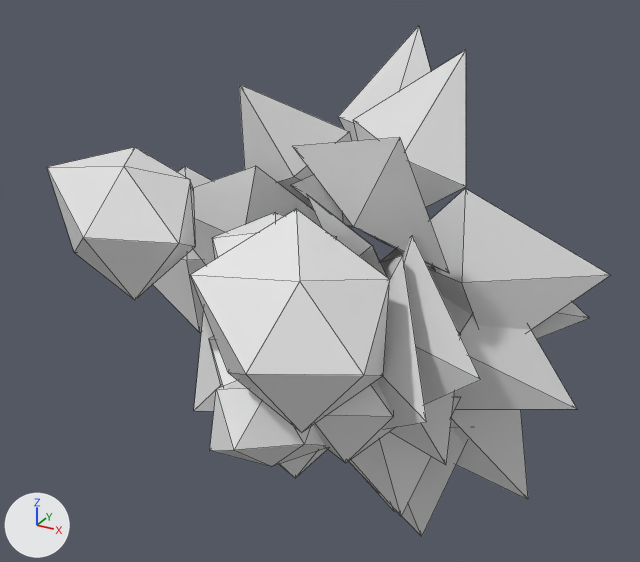
The glTF model assets/glb/hydrangea_21.glb: old version first, new version second.
Before and after are seen from a 50 mm lens placed at (0.593, -1.432, 0.555), pointed at (-0.011, -0.334, 0.006). The axes (+X, +Y, +Z) are drawn at lower left. The lights are the same throughout. The older version comes first. Mesh edges are drawn as thin lines. Vertices at exactly the same position are counted once.

Before the edit, the objects in view are built like this:
```python
me_blooms = bpy.data.meshes.new('blooms')
me_blooms.from_pydata(...)  # 84 vertices, 140 faces; spans x -0.333..0.2, y -0.674..-0.271, z -0.241..0.223
me_leaves = bpy.data.meshes.new('leaves')
me_leaves.from_pydata(...)  # 132 vertices, 176 faces; spans x -0.504..0.409, y -0.54..-0.107, z -0.499..0.364
ob_blooms = bpy.data.objects.new('blooms', me_blooms)
ob_blooms.location = (0.0, 0.0, 0.0)
ob_leaves = bpy.data.objects.new('leaves', me_leaves)
ob_leaves.location = (0.0, 0.0, 0.0)
```
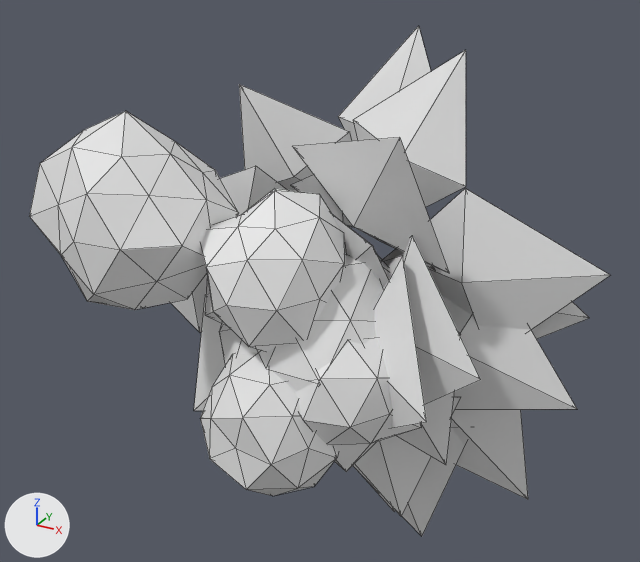
The change in detail:
me_blooms is used by ob_blooms; location (0.0, 0.0, 0.0).
me_blooms had 84 vertices, 140 faces and spanned x -0.333..0.2, y -0.674..-0.271, z -0.241..0.223.
me_blooms now has 210 vertices, 400 faces and spans x -0.348..0.213, y -0.64..-0.263, z -0.227..0.285.
me_blooms part 1: the loose piece of 12 vertices spanning x -0.333..-0.084, y -0.623..-0.379, z 0.033..0.223 is rebuilt with 42 vertices and now spans x -0.348..-0.072, y -0.64..-0.37, z -0.009..0.285.
me_blooms part 2: the loose piece of 12 vertices spanning x -0.057..0.093, y -0.623..-0.456, z -0.201..-0.045 is rebuilt with 42 vertices and now spans x -0.089..0.124, y -0.627..-0.416, z -0.227..-0.007.
me_blooms part 3: the loose piece of 12 vertices spanning x -0.012..0.193, y -0.552..-0.349, z -0.18..0.008 is rebuilt with 42 vertices and now spans x -0.028..0.213, y -0.567..-0.341, z -0.192..0.025.
me_blooms part 4: the loose piece of 12 vertices spanning x -0.09..0.067, y -0.586..-0.361, z -0.008..0.154 is rebuilt with 42 vertices and now spans x -0.121..0.101, y -0.592..-0.363, z -0.047..0.191.
Part 5, on me_blooms:
35 vertices are removed from x -0.108..0.2, y -0.674..-0.271, z -0.241..0.173.
60 faces are deleted.
41 vertices are added at x -0.098..0.164, y -0.556..-0.263, z -0.166..0.099.
80 new faces join them.

What differs and where, as boxes (x1, y1, x2, y2) in the pictures (640 x 562 px; the box of a moved part takes in the faces that stretch with it):
'blooms', reshaped (13% wider, 16% taller)
    before: (47, 147, 394, 478)
    after: (29, 111, 421, 496)
part 1 of me_blooms, rebuilt (42% wider, 30% taller)
    before: (47, 147, 195, 300)
    after: (29, 111, 239, 310)
part 2 of me_blooms, rebuilt
    before: (210, 380, 326, 466)
    after: (200, 352, 338, 496)
part 3 of me_blooms, rebuilt
    before: (313, 381, 394, 463)
    after: (296, 337, 421, 472)
part 4 of me_blooms, rebuilt
    before: (212, 213, 337, 259)
    after: (201, 188, 346, 352)
part 5 of me_blooms, moved or reshaped
    before: (190, 209, 390, 478)
    after: (219, 254, 388, 392)
